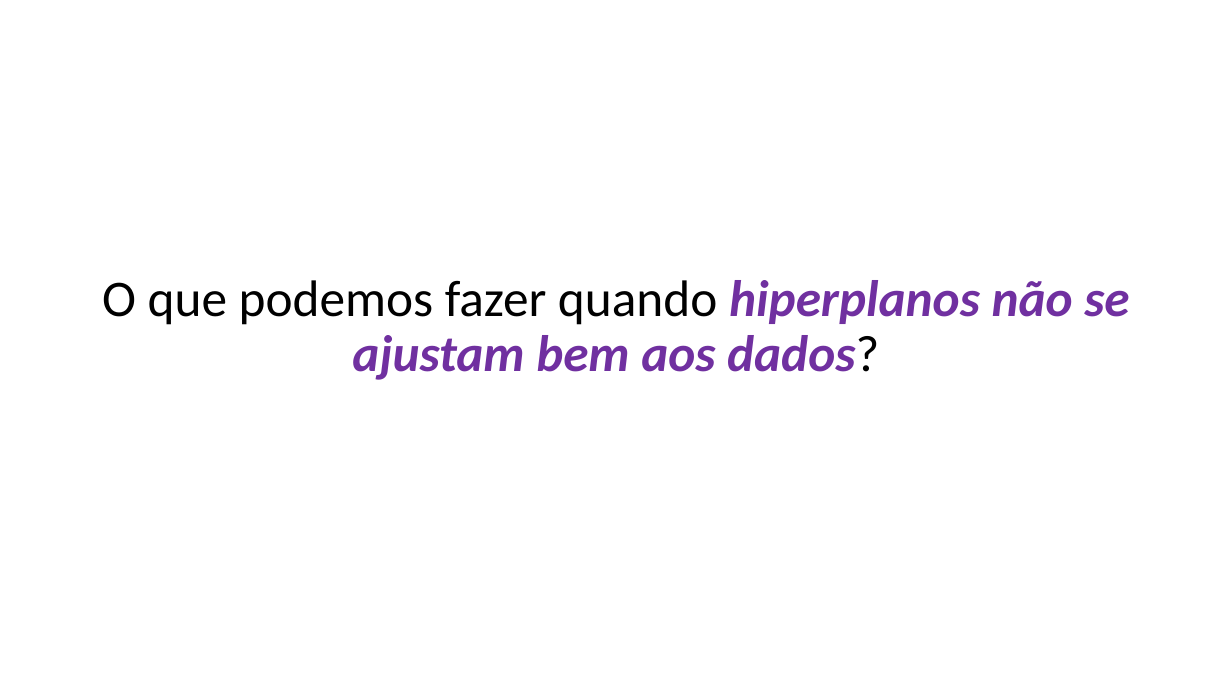
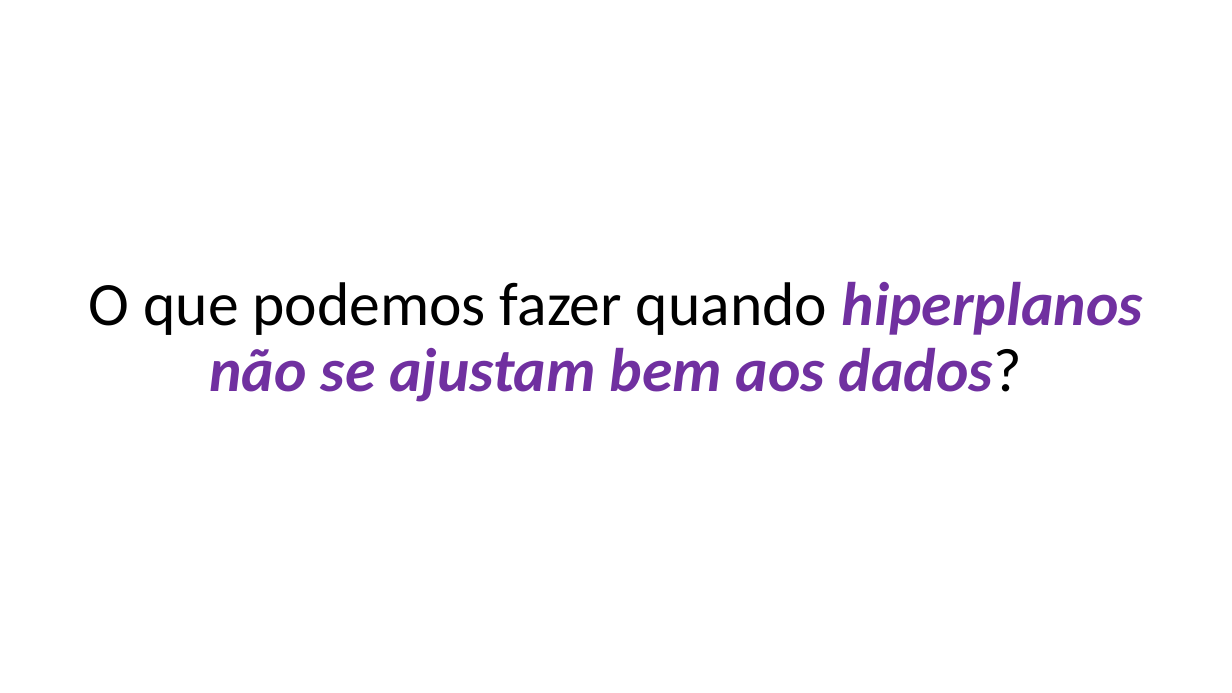
Before and after one commit to zz4fap/t319_aprendizado_de_maquina, a slide deck: slide 16 of slides/T319_Regressão_Linear (Parte IV).pptx. Drawn at 1232x693 pixels with LibreOffice and Linux fonts; fonts in the diff are those of the drawing. Boxes give left, top, right and bottom in pixels: in the first picture for what was removed or moved away, otherwise in the second. Text is boxed around its words. In the diff, an @@ line names an element or a change of style, - is before the commit and + after.

```diff
--- a/slides/T319_Regressão_Linear (Parte IV).pptx
+++ b/slides/T319_Regressão_Linear (Parte IV).pptx
@@ text "O que podemos fazer quando ..." at [89,281,1143,402]: size 40 to 48 pt @@
```
Also in this commit, not shown: 2 other slides changed, 2 other files.
